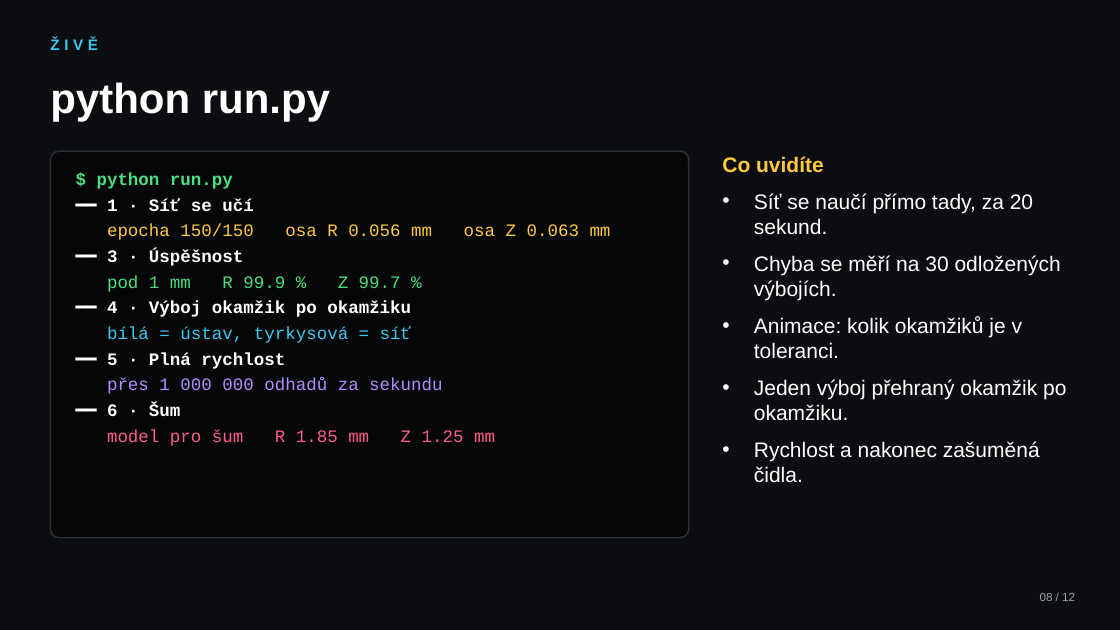
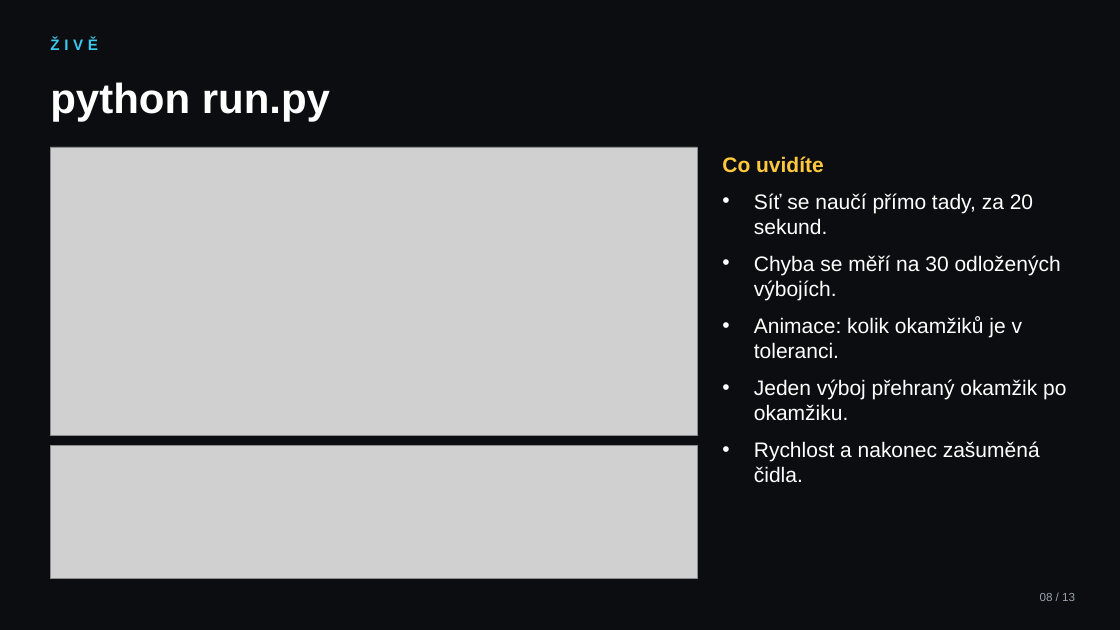
Before and after one commit to mschiller890/hackathon, a slide deck: slide 8 of slides.pptx. Drawn at 1120x630 pixels with LibreOffice and Linux fonts; fonts in the diff are those of the drawing; grey boxes stand for pictures. Boxes give left, top, right and bottom in pixels: in the first picture for what was removed or moved away, otherwise in the second. Text is boxed around its words. In the diff, an @@ line names an element or a change of style, - is before the commit and + after.

Commit message:
docs(slides): real terminal charts from the live demo
The result slide shows the success curve and tiles, the live slide the learning chart
and the full-speed gauge, and a new slide the discharge replayed instant by instant;
all rendered from python run.py output in its colours (13 slides).

```diff
--- a/slides.pptx
+++ b/slides.pptx
@@ picture added at (50,147,697,435) @@
@@ rounded rectangle removed at (50,151,689,538) @@
@@ text removed at (97,173,611,446) @@
-$ python run.py
-━━ 1 · Síť se učí
-epocha 150/150 osa R 0.056 mm osa Z 0.063 mm
-━━ 3 · Úspěšnost
-pod 1 mm R 99.9 % Z 99.7 %
-━━ 4 · Výboj okamžik po okamžiku
-bílá = ústav, tyrkysová = síť
-━━ 5 · Plná rychlost
-přes 1 000 000 odhadů za sekundu
-━━ 6 · Šum
-model pro šum R 1.85 mm Z 1.25 mm
@@ picture added at (50,445,697,579) @@
```
Also in this commit, not shown: 11 other slides changed, 1 slide added, 1 other file.
